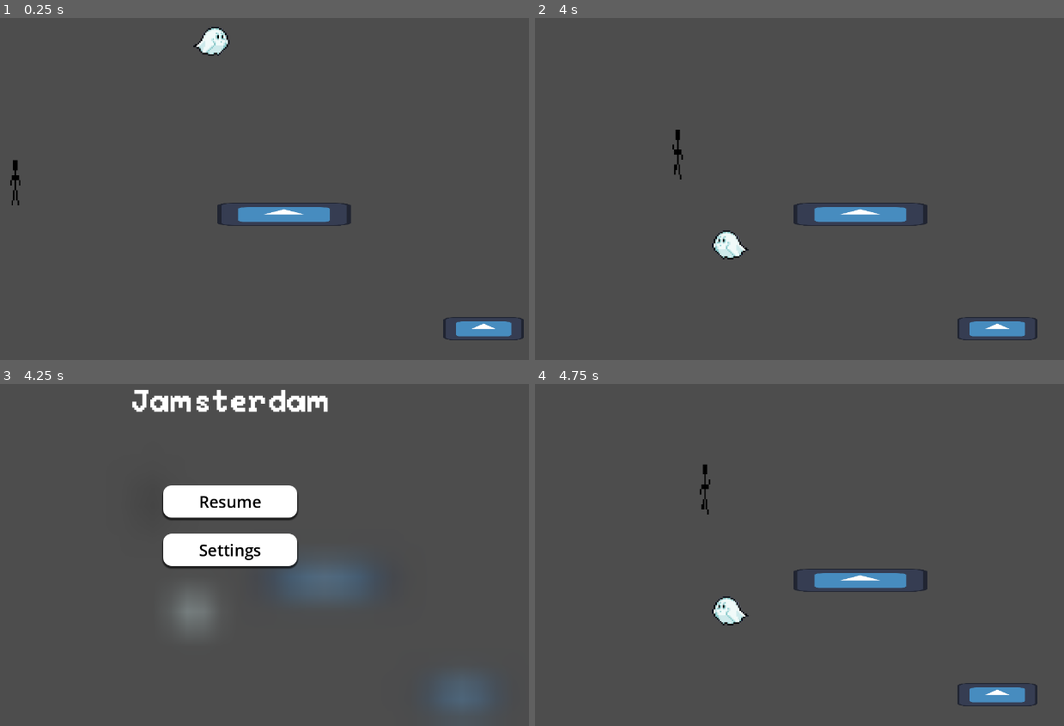
Above: before the commit, frames 1-4 (two rows, left to right).
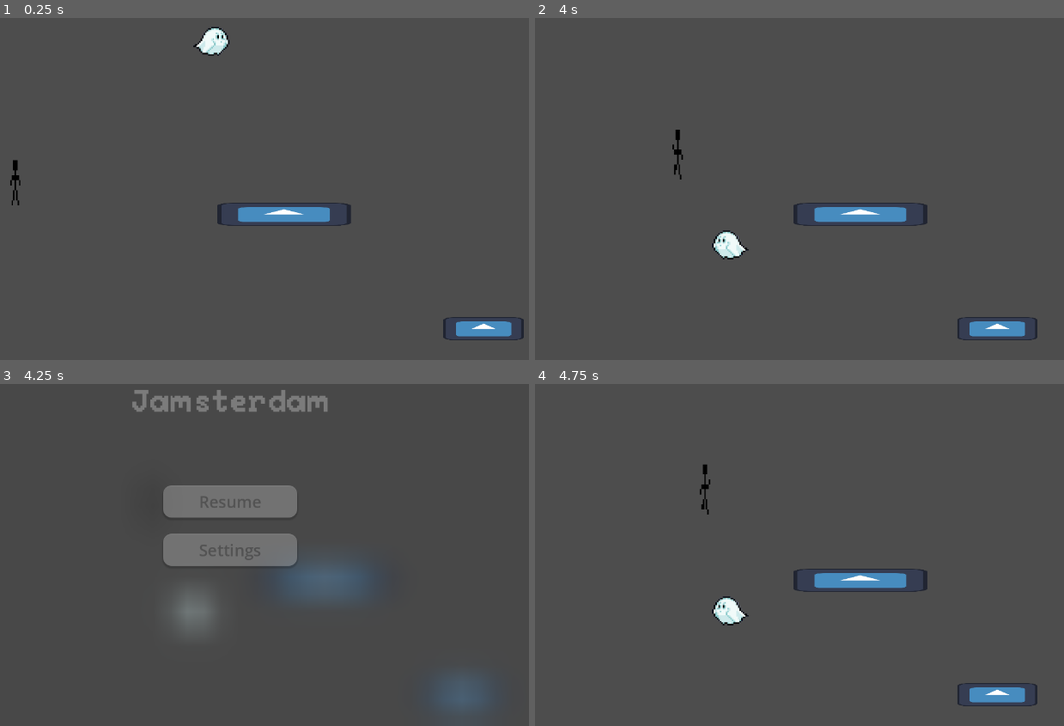
Above: after the commit, the same moments.

Repository: sammo4gun/jamsterdam
Game: Godot game, scene res://Scenes/Levels/level2.tscn
Two runs of this game, one before a commit and one after it. Both use one fixed random seed, a clock stepped at 60 frames per second and the inputs below. The engine's default icon, where the game draws it, is replaced by a stand-in: a white triangle on a blue panel in a dark square.
Inputs (mouse positions are in pixels of both pictures, inside the frame that each line leads up to):
- Up to frame 1 (0.25 s): no input
- Up to frame 2 (4 s): tap Enter at 0.5 s; move the mouse to (730, 161) at 0.52 s; hold Right (right) 0.53-2.03 s; click (730, 161) at 0.67 s; tap Space (jump) at 0.77, 1.52, 3.02, 3.77 s; move the mouse to (820, 212) at 1.27 s; click (820, 212) at 1.42 s; move the mouse to (1016, 329) at 2.02 s; hold A (left) 2.03-2.78 s; click (1016, 329) at 2.17 s; move the mouse to (730, 243) at 2.77 s; hold Right (right) from 2.78 s (still down); click (730, 243) at 2.92 s; move the mouse to (968, 223) at 3.52 s
- Up to frame 3 (4.25 s): keep holding Right (right); tap Escape (ui_cancel) at 4.15 s
- Up to frame 4 (4.75 s): release Right (right) at 4.25 s; click "Resume" at 4.25 s

Frames 1-2 are identical in both runs. In frame 3, 6.2% of the frame differs, in the area x 25-63%, y 1-54%; in frame 4, nothing differs.

Commit message:
Updated pause menu shader and elements transition/animation

Diff:
--- a/Scripts/pause_menu.gd
+++ b/Scripts/pause_menu.gd
@@ -1,9 +1,8 @@
 extends Control
 
 @onready var resume_button: Button = $MarginContainer/VBoxContainer/ResumeButton
-@onready var shader_material := $ColorRect.material as ShaderMaterial
+@onready var shader_material: ShaderMaterial = $ColorRect.material as ShaderMaterial
 
-# Menu Functionality
 func _ready():
 	resume_button.pressed.connect(_on_resume_pressed)
 
@@ -14,31 +13,55 @@
 func toggle_pause_menu():
 	var is_paused = get_tree().paused
 	get_tree().paused = !is_paused
-	visible = !is_paused
-	if (visible):
+
+	if !is_paused:
+		# Show and fade in
+		visible = true
+		modulate.a = 0.0
 		fade_in_shader()
+		fade_in_menu()
 	else:
+		# Fade out and then hide
 		fade_out_shader()
+		fade_out_menu()
 
 func _on_resume_pressed():
 	toggle_pause_menu()
 
-# Shader animation
+# === SHADER ANIMATION ===
+
 func fade_in_shader():
-	shader_material.set_shader_parameter("mix_percentage", 0.0)  # Set initial value
+	var start_value: float = shader_material.get_shader_parameter("mix_percentage")
+	var end_value: float = 0.2
 	var tween = create_tween()
-	tween.tween_property(
-		shader_material,
-		"shader_param/mix_percentage",
-		0.5,  # target value
-		0.4   # duration in seconds
+	tween.tween_method(
+		func(value): shader_material.set_shader_parameter("mix_percentage", value),
+		start_value,
+		end_value,
+		0.3
 	)
 
 func fade_out_shader():
+	var start_value: float = shader_material.get_shader_parameter("mix_percentage")
+	var end_value: float = 0.0
 	var tween = create_tween()
-	tween.tween_property(
-		shader_material,
-		"shader_param/mix_percentage",
-		0.0,
-		0.4
+	tween.tween_method(
+		func(value): shader_material.set_shader_parameter("mix_percentage", value),
+		start_value,
+		end_value,
+		0.3
 	)
+
+# === UI FADE ANIMATION ===
+
+func fade_in_menu():
+	var tween = create_tween()
+	tween.tween_property(self, "modulate:a", 1.0, 0.3)
+
+func fade_out_menu():
+	var tween = create_tween()
+	tween.tween_property(self, "modulate:a", 0.0, 0.3)
+	tween.tween_callback(Callable(self, "_on_fade_out_complete"))
+
+func _on_fade_out_complete():
+	visible = false
